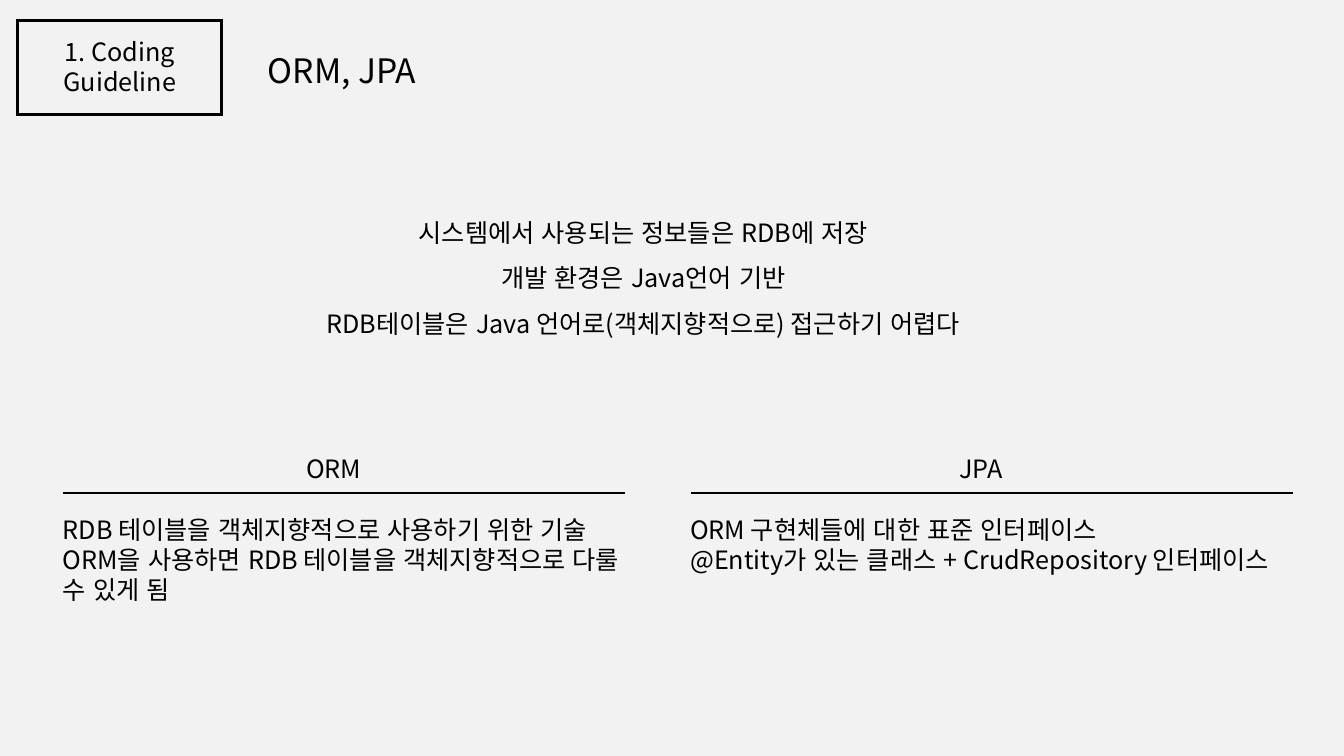
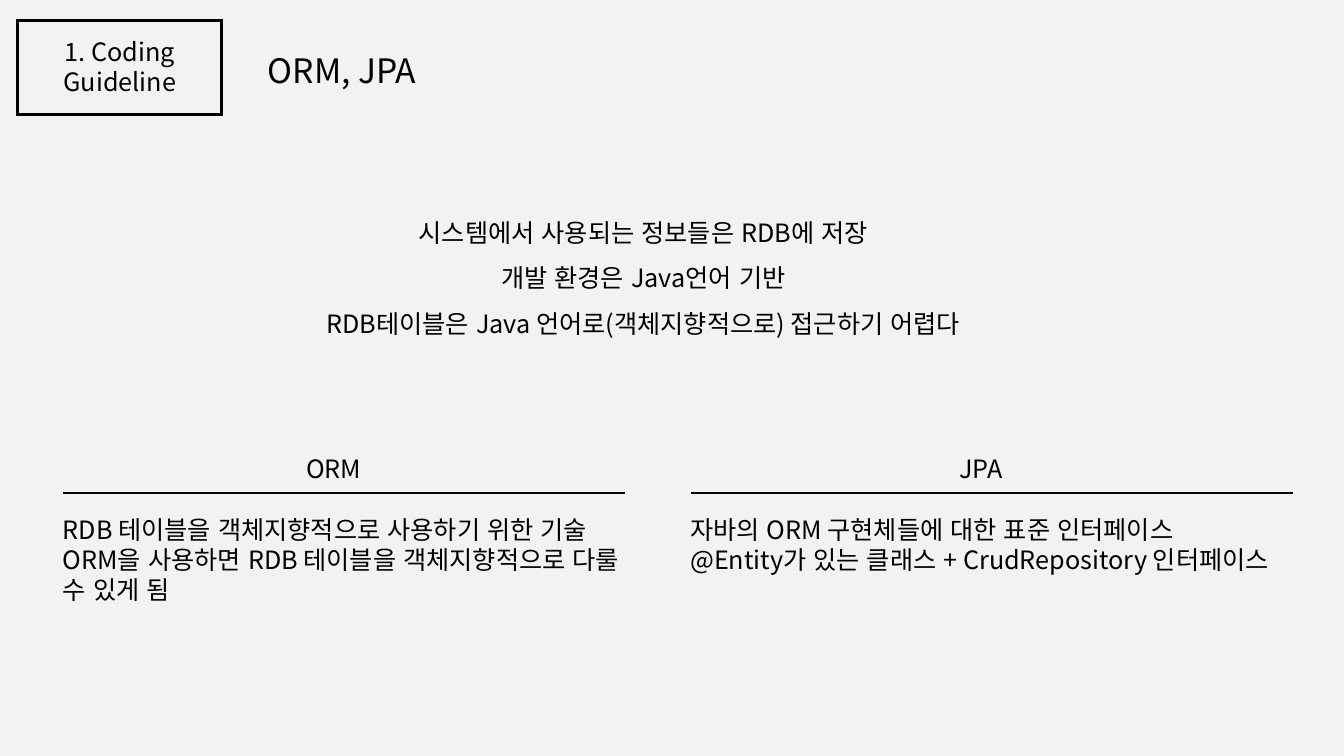
Before and after one commit to jisukim97/ChemicalManagementApplication, a slide deck: slide 5 of Document/2_Software Architect Documentation/Software Architecture Documentation 1.0.pptx (slide 4 before the commit). Drawn at 1344x756 pixels with LibreOffice and Linux fonts; fonts in the diff are those of the drawing. Boxes give left, top, right and bottom in pixels: in the first picture for what was removed or moved away, otherwise in the second. Text is boxed around its words. In the diff, an @@ line names an element or a change of style, - is before the commit and + after.

```diff
--- a/Document/2_Software Architect Documentation/Software Architecture Documentation 1.0.pptx
+++ b/Document/2_Software Architect Documentation/Software Architecture Documentation 1.0.pptx
@@ text at bbox=[690, 518, 1173, 541]: text changed @@
-ORM 구현체들에 대한 표준 인터페이스
+자바의 ORM 구현체들에 대한 표준 인터페이스
```
Also in this commit, not shown: 11 other slides changed, 3 slides added.
